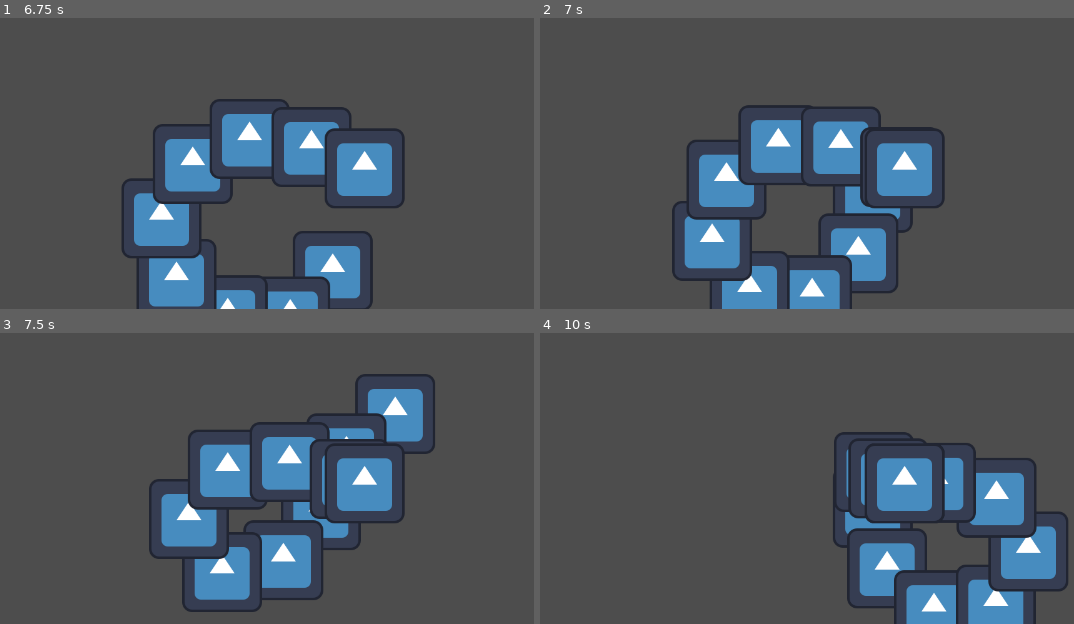
Above: before the commit, frames 1-4 (two rows, left to right).
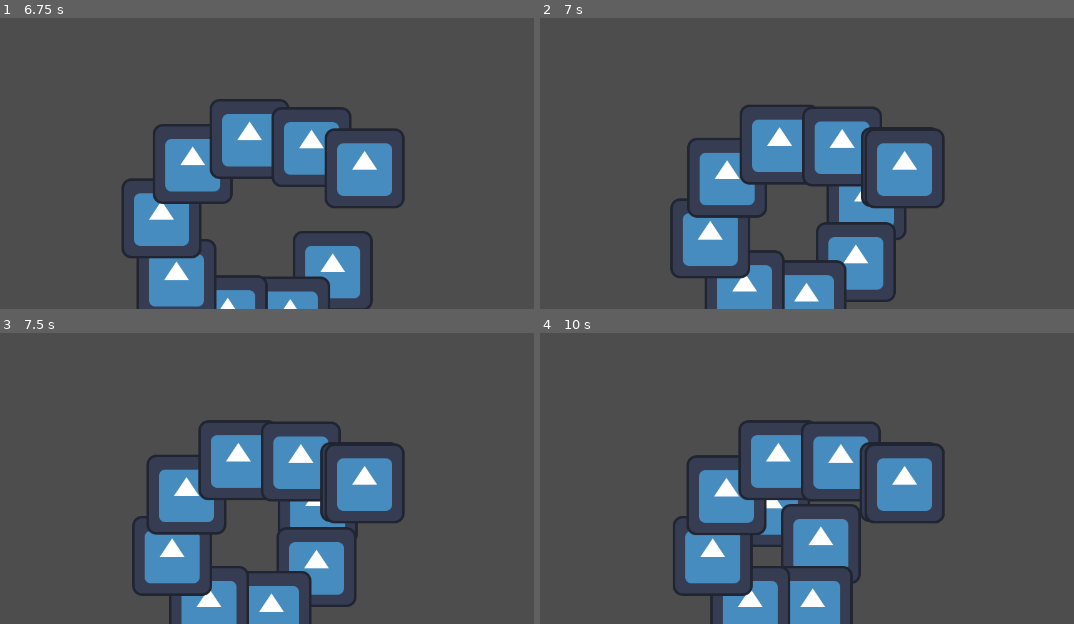
Above: after the commit, the same moments.

Repository: GDAC-at-Davis/GDAC-minigame-framework
Game: Godot game, scene res://minigames/snake/snake.tscn
The game is run twice, just before and just after one commit, with the same random seed, the same clock (stepped at 60 frames per second) and the same inputs. This scene is started directly instead of the project's main scene. The engine's default icon, where the game draws it, is replaced by a stand-in: a white triangle on a blue panel in a dark square.
Inputs (mouse positions are in pixels of both pictures, inside the frame that each line leads up to):
- Up to frame 1 (6.75 s): tap Enter (ui_accept) at 0.5, 0.77, 1.52, 3.02, 3.77, 4.52, 6.02 s; move the mouse to (309, 61) at 0.52 s; hold D (right) 0.53-1.28 s; click (309, 61) at 0.6 s; move the mouse to (outside the picture) at 1.27 s; hold S (down) 1.28-2.03 s; click (outside the picture) at 1.35 s; move the mouse to (outside the picture) at 2.02 s; hold D (right) 2.03-2.78 s; click (outside the picture) at 2.1 s; move the mouse to (96, 175) at 2.77 s; hold W (up) 2.78-3.53 s; click (96, 175) at 2.85 s; move the mouse to (373, 151) at 3.52 s; hold A (left) 3.53-5.03 s; click (373, 151) at 3.6 s; move the mouse to (outside the picture) at 4.27 s; click (outside the picture) at 4.35 s; move the mouse to (176, 84) at 5.02 s; hold S (down) 5.03-5.78 s; click (176, 84) at 5.1 s; move the mouse to (outside the picture) at 5.77 s; hold D (right) 5.78-6.53 s; click (outside the picture) at 5.85 s; move the mouse to (309, 61) at 6.52 s; hold W (up) from 6.53 s (still down); click (309, 61) at 6.6 s
- Up to frame 2 (7 s): keep holding W (up); tap Enter (ui_accept) at 6.77 s
- Up to frame 3 (7.5 s): move the mouse to (outside the picture) at 7.27 s; release W (up) at 7.28 s; hold D (right) from 7.28 s (still down); click (outside the picture) at 7.35 s
- Up to frame 4 (10 s): tap Enter (ui_accept) at 7.52, 9.02, 9.77 s; move the mouse to (outside the picture) at 8.02 s; release D (right) at 8.03 s; hold S (down) 8.03-8.78 s; click (outside the picture) at 8.1 s; move the mouse to (636, 490) at 8.77 s; hold A (left) 8.78-9.53 s; click (636, 490) at 8.85 s; move the mouse to (913, 466) at 9.52 s; hold W (up) from 9.53 s (still down); click (913, 466) at 9.6 s

Frame 1 is identical in both runs. In frame 2, 5.6% of the frame differs, in the area x 24-70%, y 29-100%; in frame 3, 17%; in frame 4, 24%, in the area x 24-99%, y 29-100%.
Error in both runs: Invalid assignment of property or key 'max_value' with value of type 'float' on a base object of type 'Nil'. (res://scripts/minigame_manager.gd:156)

Commit message:
Snake: Collide with body

Diff:
--- a/MinigameFramework/minigames/snake/body.tscn
+++ b/MinigameFramework/minigames/snake/body.tscn
@@ -1,10 +1,17 @@
-[gd_scene load_steps=3 format=3 uid="uid://ca7yc3yllp57a"]
+[gd_scene load_steps=4 format=3 uid="uid://ca7yc3yllp57a"]
 
 [ext_resource type="Script" uid="uid://76gil27jbnlt" path="res://minigames/snake/player_body_segment.gd" id="1_2k6r0"]
 [ext_resource type="Texture2D" uid="uid://koi7f081tg27" path="res://icon.svg" id="2_0hx4b"]
+
+[sub_resource type="CircleShape2D" id="CircleShape2D_2k6r0"]
+radius = 25.0
 
 [node name="Body" type="CharacterBody2D"]
 script = ExtResource("1_2k6r0")
 
 [node name="Icon" type="Sprite2D" parent="."]
 texture = ExtResource("2_0hx4b")
+
+[node name="CollisionShape2D" type="CollisionShape2D" parent="."]
+position = Vector2(-2, 0)
+shape = SubResource("CircleShape2D_2k6r0")
--- a/MinigameFramework/minigames/snake/snake.tscn
+++ b/MinigameFramework/minigames/snake/snake.tscn
@@ -1,9 +1,12 @@
-[gd_scene load_steps=5 format=3 uid="uid://c4kvqs4y1apdg"]
+[gd_scene load_steps=6 format=3 uid="uid://c4kvqs4y1apdg"]
 
 [ext_resource type="Script" uid="uid://bjtxt11mhpwla" path="res://minigames/snake/snake.gd" id="1_qumpe"]
 [ext_resource type="Script" uid="uid://btnibb6kvri2x" path="res://minigames/snake/player.gd" id="2_vwvtn"]
 [ext_resource type="Texture2D" uid="uid://koi7f081tg27" path="res://icon.svg" id="3_ak13d"]
 [ext_resource type="PackedScene" uid="uid://ca7yc3yllp57a" path="res://minigames/snake/body.tscn" id="4_sweun"]
+
+[sub_resource type="CircleShape2D" id="CircleShape2D_sweun"]
+radius = 50.0
 
 [node name="Snake" type="Node"]
 script = ExtResource("1_qumpe")
@@ -16,5 +19,8 @@
 [node name="Icon" type="Sprite2D" parent="Player"]
 texture = ExtResource("3_ak13d")
 
+[node name="CollisionShape2D" type="CollisionShape2D" parent="Player"]
+shape = SubResource("CircleShape2D_sweun")
+
 [node name="Body" parent="." node_paths=PackedStringArray("previous_segment") instance=ExtResource("4_sweun")]
 previous_segment = NodePath("../Player")
